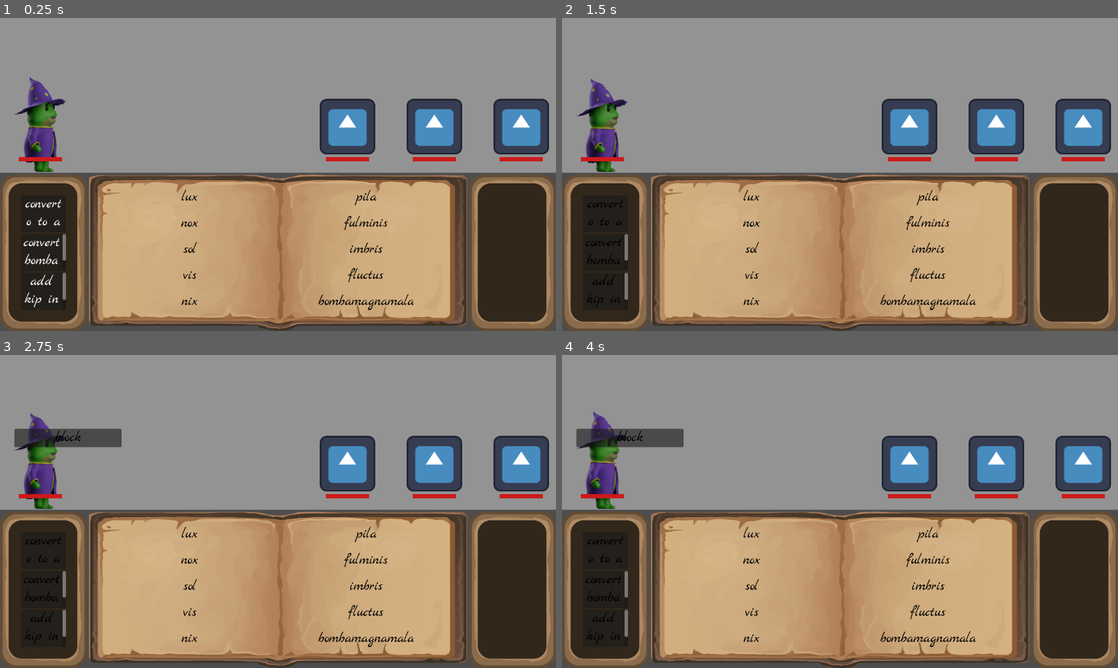
Above: before the commit, frames 1-4 (two rows, left to right).
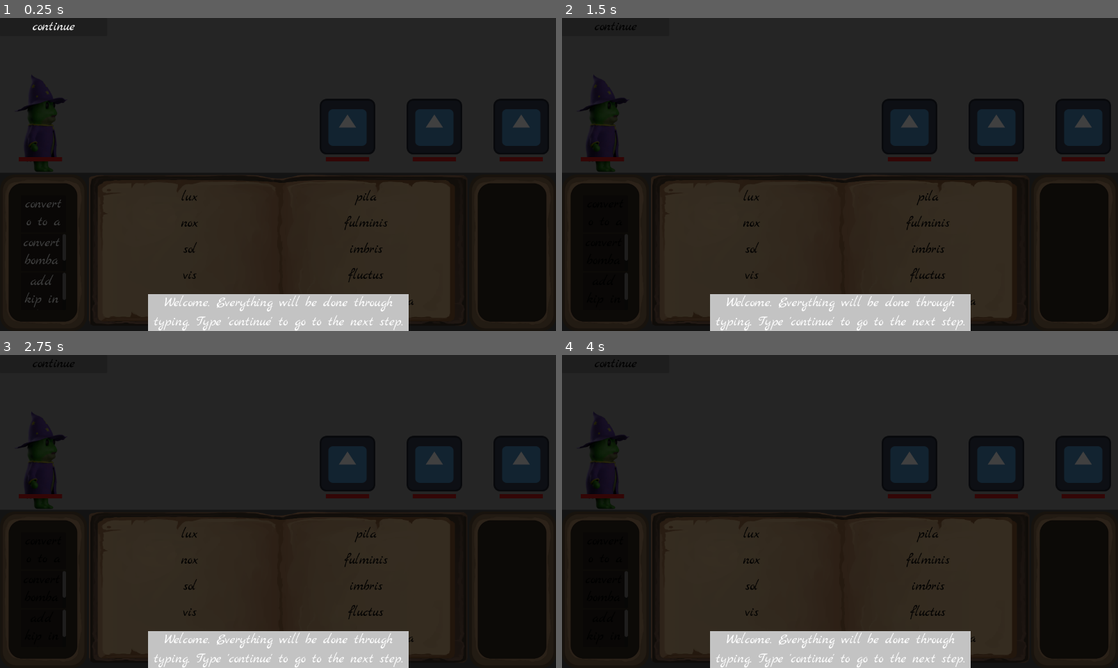
Above: after the commit, the same moments.

Repository: Jelleas/brackeys_2026
Game: Godot game, scene res://main.tscn
The game is run twice, just before and just after one commit, with the same random seed, the same clock (stepped at 60 frames per second) and the same inputs. The engine's default icon, where the game draws it, is replaced by a stand-in: a white triangle on a blue panel in a dark square.
Inputs:
- Up to frame 1 (0.25 s): no input
- Up to frame 2 (1.5 s): tap Enter at 0.5 s; tap Z at 0.6, 1.35 s; tap Space at 0.77 s; hold A from 1.28 s (still down)
- Up to frame 3 (2.75 s): tap Space at 1.52 s; release A at 2.03 s; tap Z at 2.1 s
- Up to frame 4 (4 s): tap Z at 2.85, 3.6 s; tap Space at 3.02, 3.77 s; hold A from 3.53 s (still down)

The runs differ from the first frame. In frame 1, 100% of the frame differs, in the area x 0-100%, y 0-100%; in frame 2, 99%; in frame 3, 99%; in frame 4, 99%.

Commit message:
Add tutorial system

Diff:
--- a/game_screen.tscn
+++ b/game_screen.tscn
@@ -21,7 +21,7 @@
 
 [node name="SubViewport" type="SubViewport" parent="VBoxContainer/SubViewportContainer" unique_id=115352106]
 handle_input_locally = false
-size = Vector2i(2, 2)
+size = Vector2i(1280, 356)
 render_target_update_mode = 4
 
 [node name="CombatArea" parent="VBoxContainer/SubViewportContainer/SubViewport" unique_id=798258911 instance=ExtResource("1_yla3h")]
--- a/main.gd
+++ b/main.gd
@@ -7,6 +7,9 @@
 func _ready() -> void:
 	Bus.wizard_killed.connect(_on_wizard_killed)
 	Bus.new_game.connect(_on_new_game)
+	await get_tree().process_frame
+	await get_tree().process_frame
+	get_tree().paused = true
 
 func _on_wizard_killed():
 	if game_screen:
--- a/main.tscn
+++ b/main.tscn
@@ -3,6 +3,7 @@
 [ext_resource type="Script" uid="uid://dpskn61xqltj7" path="res://main.gd" id="1_1bvp3"]
 [ext_resource type="Script" uid="uid://ce6ewewdgiggs" path="res://input_manager.gd" id="1_ig7tw"]
 [ext_resource type="PackedScene" uid="uid://cyylkmgqwh7ko" path="res://game_screen.tscn" id="3_lquwl"]
+[ext_resource type="PackedScene" uid="uid://bru1vv17yaxdy" path="res://tutorial/tutorial.tscn" id="5_lquwl"]
 [ext_resource type="PackedScene" uid="uid://bx2xaagl2ck2x" path="res://menu/game_over_screen.tscn" id="6_7mycd"]
 
 [node name="Main" type="Node2D" unique_id=2083027082]
@@ -10,9 +11,12 @@
 game_scene = ExtResource("3_lquwl")
 
 [node name="InputManager" type="Node" parent="." unique_id=889241047]
+process_mode = 3
 script = ExtResource("1_ig7tw")
 
 [node name="GameScreen" parent="." unique_id=1789729863 instance=ExtResource("3_lquwl")]
 
 [node name="GameOverScreen" parent="." unique_id=630262194 instance=ExtResource("6_7mycd")]
 visible = false
+
+[node name="Tutorial" parent="." unique_id=1552985280 instance=ExtResource("5_lquwl")]
--- a/menu/game_over_screen.gd
+++ b/menu/game_over_screen.gd
@@ -9,7 +9,6 @@
 	Bus.wizard_killed.connect(_on_wizard_killed)
 
 func _on_continue() -> void:
-	print("Retrying")
 	Bus.new_game.emit()
 	var tween: Tween = create_tween()
 	tween.tween_property($PanelContainer, "modulate", Color.TRANSPARENT, 0.2)
--- a/signal_bus.gd
+++ b/signal_bus.gd
@@ -12,3 +12,5 @@
 signal new_upgrades_active(upgrades: Array[Upgrader.Upgrade])
 
 signal new_game()
+signal tutorial_over()
+signal register_tutorial(text: String, node: Node, order: int)
--- a/spells/spell_ui.gd
+++ b/spells/spell_ui.gd
@@ -9,6 +9,8 @@
 
 func _ready():
 	Bus.key_typed.connect(_on_key_typed)
+	Bus.register_tutorial.emit("Here you see your spells. Combine a word from the left page with a word from the right page.", self, 3)
+	Bus.register_tutorial.emit("Words on the left of the page affect the type of the spell. Some monsters are resistant to some types", self, 4)
 	initialize_spells()
 
 func initialize_spells() -> void:
--- /dev/null
+++ b/tutorial/box_cutter.gdshader
@@ -0,0 +1,48 @@
+shader_type canvas_item;
+
+uniform vec4 dim_color : source_color = vec4(0.0, 0.0, 0.0, 0.75); // overlay tint+alpha
+uniform vec2 hole_center = vec2(200.0, 200.0);  // in SCREEN pixels
+uniform vec2 hole_size = vec2(300.0, 120.0);    // in SCREEN pixels
+uniform float corner_radius = 18.0;             // px
+uniform float softness = 12.0;                  // px (edge feather)
+uniform float ring_width = 3.0;                 // px (0 disables ring)
+uniform vec4 ring_color : source_color = vec4(1.0, 1.0, 1.0, 0.9);
+
+float sd_round_rect(vec2 p, vec2 half_size, float r) {
+	// Signed distance to rounded rect centered at origin
+	vec2 q = abs(p) - half_size + vec2(r);
+	return length(max(q, 0.0)) + min(max(q.x, q.y), 0.0) - r;
+}
+
+void fragment() {
+	vec2 uv_px = SCREEN_UV * vec2(SCREEN_PIXEL_SIZE.x > 0.0 ? 1.0 / SCREEN_PIXEL_SIZE.x : 0.0,
+	                              SCREEN_PIXEL_SIZE.y > 0.0 ? 1.0 / SCREEN_PIXEL_SIZE.y : 0.0);
+	// The above line is a bit defensive; simplest is:
+	// vec2 uv_px = SCREEN_UV / SCREEN_PIXEL_SIZE;
+	// But keep reading—I'll use the simple one below.
+
+	uv_px = SCREEN_UV / SCREEN_PIXEL_SIZE; // SCREEN pixel coordinates
+
+	vec2 half_size = hole_size * 0.5;
+
+	// Distance from current pixel to the rounded rectangle boundary
+	float d = sd_round_rect(uv_px - hole_center, half_size, corner_radius);
+
+	// hole_alpha = 0 inside hole, 1 outside hole, with soft edge
+	float hole_alpha = smoothstep(0.0, softness, d);
+
+	// Base dim overlay
+	vec4 col = dim_color;
+	col.a *= hole_alpha; // punch the hole (soft)
+
+	// Optional ring (drawn on the edge of the hole)
+	if (ring_width > 0.0) {
+		// A band around the boundary: near d == 0
+		float ring = 1.0 - smoothstep(ring_width, ring_width + softness, abs(d));
+		// Keep ring mostly outside the hole (so it doesn't tint the inside)
+		ring *= hole_alpha;
+		col.rgb = mix(col.rgb, ring_color.rgb, ring * ring_color.a);
+	}
+
+	COLOR = col;
+}
--- /dev/null
+++ b/tutorial/tutorial.gd
@@ -0,0 +1,73 @@
+class_name Tutorial extends CanvasLayer
+
+@onready var dimmer: ColorRect = $ColorRect
+@onready var mat: ShaderMaterial = dimmer.material
+
+var target: Rect2
+var tutorials: Array[TutorialEntry] = []
+var tut_index: int = 0
+
+func _enter_tree() -> void:
+	tutorials.append(TutorialEntry.new("Welcome. Everything will be done through typing. Type 'continue' to go to the next step.", self, 0))
+	Bus.register_tutorial.connect(_on_register_tutorial)
+
+func _ready() -> void:
+	$Continue.instantiate("continue", _on_continue)
+	call_deferred("_start_tutorial")
+
+func _on_register_tutorial(text: String, node: Node, order: int):
+	tutorials.append(TutorialEntry.new(text, node, order))
+
+func _on_continue() -> void:
+	tut_index += 1
+	if tut_index == tutorials.size():
+		Bus.tutorial_over.emit()
+		queue_free()
+		return
+	show_tutorial_step()
+
+func _start_tutorial():
+	print("starting tutorial")
+	tutorials.sort_custom(func(a, b): return a.order < b.order)
+	show_tutorial_step()
+
+func show_tutorial_step():
+	var tut: TutorialEntry = tutorials[tut_index]
+	var rect: Rect2
+	if tut.node is Control:
+		print("control detected")
+		rect = tut.node.get_global_rect()
+	else:
+		rect = Rect2(640, 720, 1, 1)
+	$Label.text = tut.text
+	await get_tree().process_frame
+	var label_rect: Rect2 = $Label.get_rect()
+	var label_pos: Vector2 = Vector2(rect.get_center().x, rect.position.y) + label_rect.size * Vector2.UP + label_rect.size * Vector2.LEFT * 0.5
+	if label_pos.x < 0: label_pos.x = 0
+	if label_pos.x > 1280-label_rect.size.x: label_pos.x = 1280-label_rect.size.x
+	$Label.global_position = label_pos
+	set_target(rect)
+
+func set_target(rect: Rect2) -> void:
+	target = rect
+	_update_hole()
+
+func _process(_dt: float) -> void:
+	if is_instance_valid(target):
+		_update_hole()
+
+func _update_hole() -> void:
+	var r: Rect2 = target
+	var center := r.position + r.size * 0.5
+	mat.set_shader_parameter("hole_center", center)
+	mat.set_shader_parameter("hole_size", r.size)
+
+class TutorialEntry:
+	var text: String
+	var node: Node
+	var order: int
+
+	func _init(_text: String, _node: Node, _order: int) -> void:
+		text = _text
+		node = _node
+		order = _order
--- /dev/null
+++ b/tutorial/tutorial.tscn
@@ -0,0 +1,43 @@
+[gd_scene format=3 uid="uid://bru1vv17yaxdy"]
+
+[ext_resource type="Script" uid="uid://r8jsdh1ifypy" path="res://tutorial/tutorial.gd" id="1_vy6qu"]
+[ext_resource type="Shader" uid="uid://lbympq8rlwq5" path="res://tutorial/box_cutter.gdshader" id="2_qk73h"]
+[ext_resource type="PackedScene" uid="uid://bjbpejxvv7kde" path="res://label_matcher/label_matcher.tscn" id="3_ridmi"]
+
+[sub_resource type="ShaderMaterial" id="ShaderMaterial_5vw27"]
+shader = ExtResource("2_qk73h")
+shader_parameter/dim_color = Color(0, 0, 0, 0.75)
+shader_parameter/hole_center = Vector2(200, 200)
+shader_parameter/hole_size = Vector2(300, 120)
+shader_parameter/corner_radius = 18.0
+shader_parameter/softness = 12.0
+shader_parameter/ring_width = 3.0
+shader_parameter/ring_color = Color(1, 1, 1, 0.9)
+
+[sub_resource type="StyleBoxFlat" id="StyleBoxFlat_272bh"]
+bg_color = Color(0.76380855, 0.76380855, 0.76380837, 1)
+
+[node name="Tutorial" type="CanvasLayer" unique_id=1552985280]
+process_mode = 3
+layer = 3
+script = ExtResource("1_vy6qu")
+
+[node name="ColorRect" type="ColorRect" parent="." unique_id=685417362]
+material = SubResource("ShaderMaterial_5vw27")
+anchors_preset = 15
+anchor_right = 1.0
+anchor_bottom = 1.0
+grow_horizontal = 2
+grow_vertical = 2
+color = Color(0, 0, 0, 0.77254903)
+
+[node name="Continue" parent="." unique_id=1674647632 instance=ExtResource("3_ridmi")]
+
+[node name="Label" type="Label" parent="." unique_id=1410274907]
+custom_minimum_size = Vector2(600, 0)
+offset_right = 40.0
+offset_bottom = 21.0
+theme_override_font_sizes/font_size = 32
+theme_override_styles/normal = SubResource("StyleBoxFlat_272bh")
+horizontal_alignment = 1
+autowrap_mode = 3
--- a/upgrades/upgrader.gd
+++ b/upgrades/upgrader.gd
@@ -12,6 +12,8 @@
 
 func _ready():
 	var scene: PackedScene = preload("res://label_matcher/label_matcher.tscn")
+
+	Bus.register_tutorial.emit("Upgrades show up here. Do something with them.", self, 8)
 
 	for upgrade in _upgrades.slice(0, 3):
 		var upgrade_item: LabelMatcher = scene.instantiate()
Not shown, added: tutorial/box_cutter.gdshader.uid
Not shown, added: tutorial/tutorial.gd.uid
